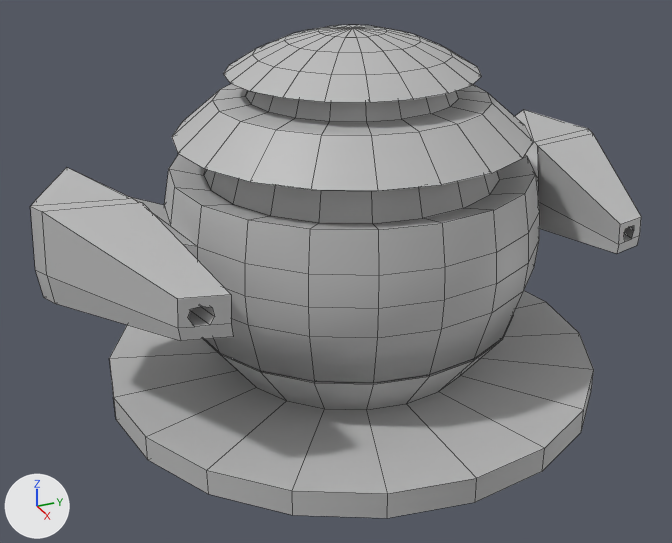
The FBX model Assets/3D models/turret.fbx: old version first, new version second.
Rendered twice from a 50 mm lens placed at (0.0925, -0.0436, 0.0668), pointed at (0.0016, -0.0027, 0.0214). Lighting does not change. The marker at lower left points along +X, +Y and +Z. Mesh edges are drawn as thin lines. Where no turn or scale is listed for an object, it has been applied to the vertices.

Before the edit, the objects in view are built like this:
```python
me_mesh = bpy.data.meshes.new('Mesh')
me_mesh.from_pydata(...)  # 122 vertices, 140 faces; spans x -0.0295..0.0295, y -0.0295..0.0295, z 0.0072..0.0164
me_mesh.materials.append(mat_lambert1)  # grey #bcbcbc
me_mesh_002 = bpy.data.meshes.new('Mesh.002')
me_mesh_002.from_pydata(...)  # 407 vertices, 393 faces; spans x -0.0217..0.0217, y -0.0357..0.0357, z -0.0206..0.0119
me_mesh_002.materials.append(mat_lambert1)  # grey #bcbcbc
ob_pcylinder1 = bpy.data.objects.new('pCylinder1', me_mesh)
ob_pcylinder1.location = (0.0, 0.0, 0.0)
ob_psphere1 = bpy.data.objects.new('pSphere1', me_mesh_002)
ob_psphere1.location = (0.0, 0.0, 0.0371)
```
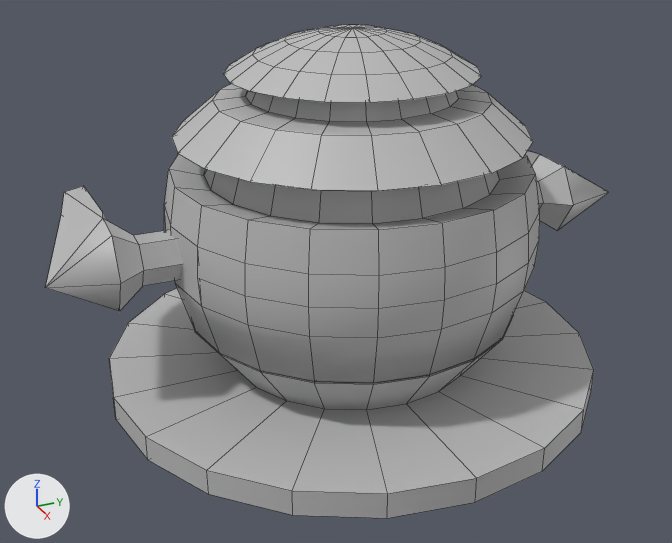
Commit message: update turret
turret

The change, as a list of edits to the scene's bpy script:
```text
Change me_mesh_002:
    used by ob_psphere1; location = (0.0, 0.0, 0.0371)
    remove me_mesh_002.from_pydata(...)  # 407 vertices, 393 faces; spans x -0.0217..0.0217, y -0.0357..0.0357, z -0.0206..0.0119
    add me_mesh_002.from_pydata(...)  # 319 vertices, 321 faces; spans x -0.0217..0.0217, y -0.0215..0.0215, z -0.0206..0.0119
    me_mesh_002 part 1
    44 vertices are removed from x -0.0117..0.0197, y 0.0228..0.0357, z -0.0155..-0.0026
    40 faces are deleted
    4 new faces join them
    me_mesh_002 part 2
    44 vertices are removed from x -0.0117..0.0198, y -0.0357..-0.0212, z -0.0155..-0.0026
    40 faces are deleted
    4 new faces join them
Add me_mesh_003:
    me_mesh_003.from_pydata(...)  # 78 vertices, 82 faces; spans x -0.021..0.005, y -0.0582..0.0125, z -0.0044..0.0044
    me_mesh_003.materials.append(mat_lambert1)  # grey #bcbcbc
Add ob_gun:
    ob_gun = bpy.data.objects.new('gun', me_mesh_003)
    ob_gun.location = (0.0, 0.0228, 0.0261)
```

Boxes (x1, y1, x2, y2) around the edits, measured in the pictures (672 x 543 px):
'pSphere1', reshaped (38% narrower): before (30, 25, 641, 383); after (164, 25, 540, 383)
'gun', added: after (46, 151, 609, 311)
part 1 of me_mesh_002, cut back: before (515, 110, 641, 254)
part 2 of me_mesh_002, cut back: before (30, 167, 233, 341); after (164, 206, 202, 306)
